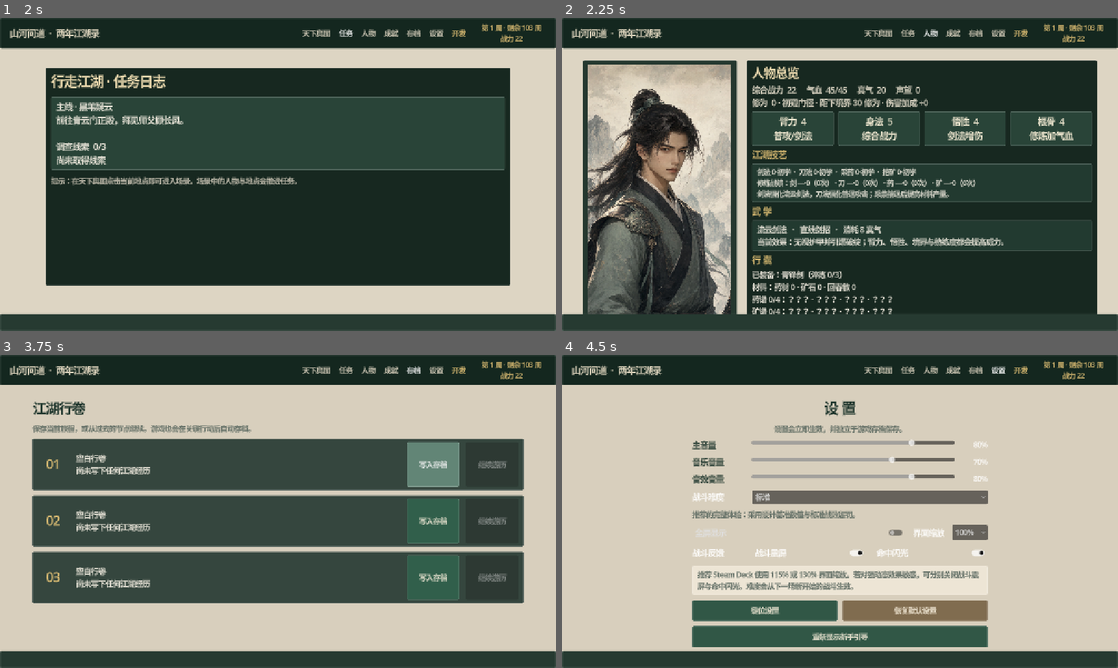
Above: before the commit, frames 1-4 (two rows, left to right).
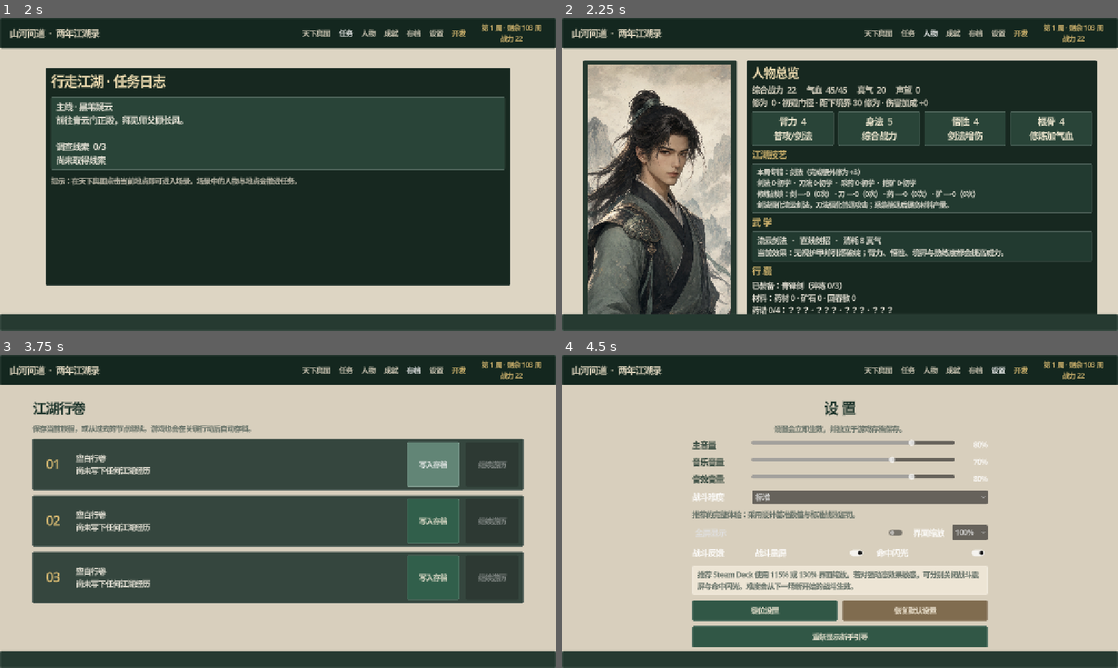
Above: after the commit, the same moments.

Repository: zijiangao/shanhe-wendao
Game: Godot game, scene res://scenes/main.tscn
Same seed, same stepped clock (60 frames per second), same inputs: the game is played once before the commit and once after it.
Inputs:
- Up to frame 1 (2 s): click "天下舆图" at 0.5 s; click "任务" at 1.25 s
- Up to frame 2 (2.25 s): click "人物" at 2 s
- Up to frame 3 (3.75 s): click "成就" at 2.75 s; click "存档" at 3.5 s
- Up to frame 4 (4.5 s): click "设置" at 4.25 s

Frame 1 is identical in both runs. In frame 2, 12% of the frame differs, in the area x 4-96%, y 17-95%; in frame 3, less than 0.1%; in frame 4, less than 0.1%.

Commit message:
Surface weekly training focus throughout UI (0.45.0)

Diff:
--- a/godot/main.gd
+++ b/godot/main.gd
@@ -132,6 +132,7 @@
 			await get_tree().create_timer(0.25).timeout
 	var valid := screen == "training" and str(training_result.get("grade", "")) == "S"
 	valid = valid and int(training_result.get("score", 0)) == 315 and int(training_result.get("best_streak", 0)) == 3
+	valid = valid and bool(training_result.get("weekly_focus", false)) and int(training_result.get("weekly_focus_bonus", 0)) == TRAINING_RULES.WEEKLY_FOCUS_XP_BONUS
 	valid = valid and int(GameState.data.swordsmanship) == 3 and int(GameState.data.week) == start_week + 1
 	print("Training flow verification passed." if valid else "Training flow verification failed.")
 	get_tree().quit(0 if valid else 14)
@@ -787,9 +788,10 @@
 
 func _location_actions(location_id: String) -> Array:
 	if location_id == "qingyun":
+		var weekly_focus_name := TRAINING_RULES.discipline_short_name(TRAINING_RULES.weekly_focus(int(GameState.data.week)))
 		return [
 			{"id": "master", "text": "正殿 · 主线：拜见师父" if str(GameState.data.quest_stage) == "meet_master" else "正殿 · 拜见师父", "x": 90, "y": 155},
-			{"id": "train", "text": "演武场 · 修炼", "x": 420, "y": 205},
+			{"id": "train", "text": "演武场 · 本周%s" % weekly_focus_name, "x": 420, "y": 205},
 			{"id": "library", "text": "藏经阁 · 查阅典籍", "x": 725, "y": 145},
 			{"id": "workshop", "text": "工坊 · 炼药与锻造", "x": 710, "y": 330},
 			{"id": "map", "text": "山门 · 返回舆图", "x": 910, "y": 420}
@@ -1363,7 +1365,7 @@
 	title.add_theme_color_override("font_color", Color("#f2dfb3"))
 	panel.add_child(title)
 	var version := Label.new()
-	version.text = "《山河问道》 · Windows 0.44.0 · Godot 4.7.1"
+	version.text = "《山河问道》 · Windows 0.45.0 · Godot 4.7.1"
 	version.horizontal_alignment = HORIZONTAL_ALIGNMENT_CENTER
 	version.add_theme_color_override("font_color", Color("#c9c7bc"))
 	panel.add_child(version)
@@ -1619,7 +1621,7 @@
 	specialty_title.add_theme_color_override("font_color", Color("#dfbf74"))
 	info.add_child(specialty_title)
 	var specialties := Label.new()
-	specialties.text = "剑法 %d·%s  ·  刀法 %d·%s  ·  采药 %d·%s  ·  挖矿 %d·%s\n修炼战绩：%s\n剑法强化流云剑法，刀法强化普通攻击；采集精通后提高材料产量。" % [GameState.data.swordsmanship, TRAINING_R …(403 unchanged characters)…
+	specialties.text = "本周专精：%s（完成额外修为 +%d）\n剑法 %d·%s  ·  刀法 %d·%s  ·  采药 %d·%s  ·  挖矿 %d·%s\n修炼战绩：%s\n剑法强化流云剑法，刀法强化普通攻击；采集精通后提高材料产量。" % [TRAINING_RULES.discipline_short_name(TRAINING_RULES.weekly_focus(int(GameState.data.week))), TRAINING_RULES.WEEKLY_FOCUS_XP_BONUS, GameState.data.swordsmanship, TRAINING_R …(403 unchanged characters)…
 	specialties.add_theme_font_size_override("font_size", 15)
 	specialties.add_theme_color_override("font_color", Color("#f4eee2"))
 	specialties.add_theme_stylebox_override("normal", _box(Color("#223a30")))
--- a/godot/scripts/progression/training_minigame_rules.gd
+++ b/godot/scripts/progression/training_minigame_rules.gd
@@ -49,6 +49,9 @@
 static func weekly_focus(week: int) -> String:
 	return str(WEEKLY_FOCUS_ORDER[posmod(maxi(1, week) - 1, WEEKLY_FOCUS_ORDER.size())])
 
+static func discipline_short_name(discipline: String) -> String:
+	return str(DISCIPLINES.get(discipline, {}).get("title", discipline)).split(" · ")[0]
+
 static func specialty_rank_index(level: int) -> int:
 	var result := 0
 	for index in range(SPECIALTY_RANKS.size()):
--- a/godot/scripts/ui/training_minigame_view.gd
+++ b/godot/scripts/ui/training_minigame_view.gd
@@ -183,6 +183,8 @@
 	page.add_child(grade)
 	var verdict := Label.new()
 	verdict.text = "技艺突破 · %s" % str(result.specialty_rank) if bool(result.get("rank_up", false)) else {"S": "炉火纯青", "A": "行云流水", "B": "渐入佳境", "C": "尚需磨炼"}[str(result.grade)]
+	if bool(result.get("weekly_focus", false)):
+		verdict.text = "本周专精完成 · %s" % verdict.text
 	verdict.horizontal_alignment = HORIZONTAL_ALIGNMENT_CENTER
 	verdict.add_theme_font_size_override("font_size", 24)
 	verdict.add_theme_color_override("font_color", Color("#f2dfb3"))
--- a/godot/tests/test_training_minigame_rules.gd
+++ b/godot/tests/test_training_minigame_rules.gd
@@ -5,6 +5,7 @@
 func _init() -> void:
 	assert(RULES.options().size() == 4, "Training should offer four distinct specialties.")
 	assert(RULES.weekly_focus(1) == "swordsmanship" and RULES.weekly_focus(4) == "mining" and RULES.weekly_focus(5) == "swordsmanship", "Weekly training focus should rotate deterministically across all disciplines.")
+	assert(RULES.discipline_short_name("herbalism") == "采药", "Weekly-focus labels should reuse the shipping discipline names.")
 	assert(RULES.specialty_rank_name(0) == "初学" and RULES.specialty_rank_name(3) == "熟手", "Early specialty thresholds should have stable names.")
 	assert(RULES.specialty_rank_name(6) == "精通" and RULES.specialty_rank_name(10) == "大成", "Advanced specialty thresholds should have stable names.")
 	assert(RULES.next_specialty_level(5) == 6 and RULES.next_specialty_level(10) == -1, "Specialty progress should expose the next threshold and cap cleanly.")
Not shown, changed: godot/export_presets.cfg
Not shown, changed: godot/BUILDING.md
Not shown, changed: godot/STORE_PAGE_DRAFT.md
Not shown, changed: steamworks/store-assets/screenshots-candidates/08-character-growth.png
